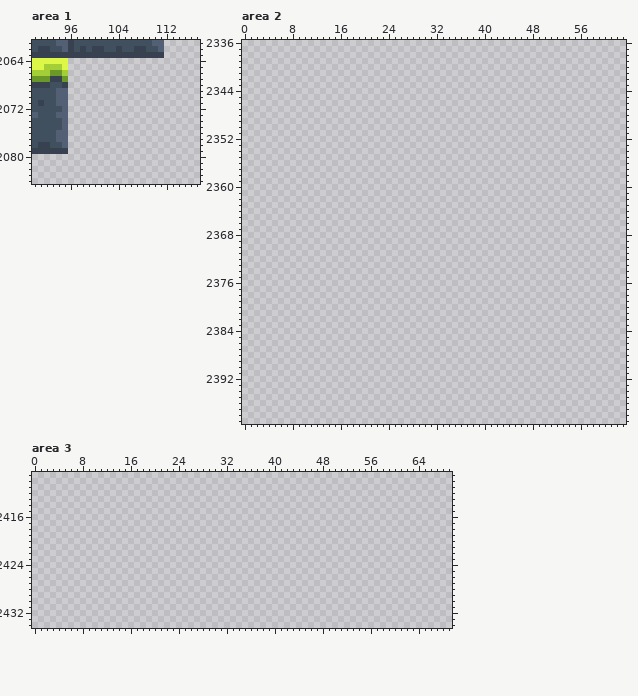
Two versions of one pixel-art file, Origins/Assets/Tilemaps/Tilemap.aseprite. This is how it looked before the edit.
425x2518 pixels, 1 frame. Colours within 5 levels of each other are drawn and written as one. Shown: area 1: x 90..117, y 2061..2084; area 2: x 0..63, y 2336..2399; area 3: x 0..69, y 2409..2434.
Now the later version:
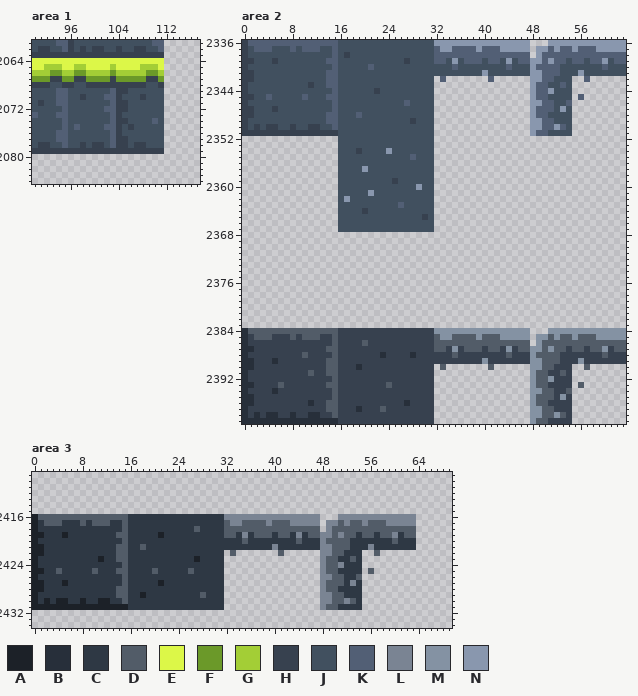
Palette (. is transparent): A #1c2128  B #272f3a  C #2e3844  D #525c68  E #dcf748  F #6b9929  G #a3ce36  H #37414f  J #41505f  K #525f75  L #7a8493  M #8492a3  N #8997ae
From old to new:
Area 1:
y 2064: x 96..111 ................ -> EEEEEEEEEEEEEEEE
y 2065: x 96..111 ................ -> EGGEEEEGEEEEGGGE
y 2066: x 96..111 ................ -> GFFGGGGFGGGGGFFG
y 2067: x 96..111 ................ -> FHHFFFFHFFFFFHHF
y 2068: x 96..111 ................ -> HJJHHHHHHHHHHJJH
y 2069: x 96..111 ................ -> JJJJJJJKHHJJJJJJ
y 2070: x 96..111 ................ -> JJHJJJKKHJJJHJJJ
y 2071: x 96..111 ................ -> JJJJJJJKHHJJJJJJ
y 2072: x 96..111 ................ -> JJJJJJKKHHJJJJJJ
y 2073: x 96..111 ................ -> JJJJJJJKHJJJJJJJ
y 2074: x 96..111 ................ -> JJJJJJJKHHJJJJKJ
y 2075: x 96..111 ................ -> JKJJJJKKHJHJJJJJ
y 2076: x 96..111 ................ -> JJJJJJJKHJJJJJJJ
y 2077: x 96..111 ................ -> JJJJJJJKHHJJJJJJ
y 2078: x 96..111 ................ -> JJHJHHJKHHJHHJJJ
y 2079: x 96..111 ................ -> HHHHHHHHHHHHHHHH
Area 2:
y 2336: x 0..47 ................................................ -> HKKKKKKKKKKKKKKKJJJJJJJJJJJJJJJJNNNNNNNNNNNNNNNN; x 51..63 ............. -> NNNNNNNNNNNNN
y 2337: x 0..47 ................................................ -> HJKKKJJJKJKKKJJKJJJJJJJJJJJJJJJJKNNKKKKNKKKNNNNN; x 49..63 ............... -> NNKNKKNKKKNNNNN
y 2338: x 0..47 ................................................ -> HJJJJJJJJJJJJJJKJHJJJJJJJJJJJJJJKKKKKKKKKKKKKKKK; x 49..63 ............... -> NKKKKKKKKKKKKKK
y 2339: x 0..63 ................................................................ -> HHJJJHJJJJJJJJKKJJJJJJJJJJJHJJJJKKJNJKKKJKKJNJKKNNKNKKJKKJKKNJKK
y 2340: x 0..63 ................................................................ -> HJJJJJJJJJJJJJJKJJJJJKJJJJJJJJJJJJJKJJJJJJJJKJJJNKKKKJJJJJJJKJJJ
y 2341: x 0..63 ................................................................ -> HHJJJJJJJJJJJJKKJJJJJJJJJJJJJJJJJJJJJJJJNJJJJJJJNNKKKJJJNJJJJJJJ
y 2342: x 0..31 ................................ -> HHJJJJJJJJJJJJKKJJJJJJJJJJJJJJJJ; x 33 . -> K; x 41 . -> K; x 48..54 ....... -> NNKKJJJ; x 57 . -> K
y 2343: x 0..31 ................................ -> HJJJJJJJJJJHJJKKJJJJJJJJJJJJJJJJ; x 48..54 ....... -> NKKJJKJ
y 2344: x 0..31 ................................ -> HJJJJJJJJJJJJJJKJJJJJJHJJJJJJJJJ; x 48..54 ....... -> NKKNJJJ
y 2345: x 0..31 ................................ -> HHJJKJJJJJKJJJKKJJJJJJJJJJJJJJJJ; x 48..54 ....... -> NKKJJJJ; x 56 . -> K
y 2346: x 0..31 ................................ -> HJJJJJJJJJJJJJJKJJJJJJJJJJJKJJJJ; x 48..54 ....... -> NNKKJJK
y 2347: x 0..31 ................................ -> HHJJJHJJJJJJJJJKJJJJJJJJJJJJJJJJ; x 48..54 ....... -> NKKKJNJ
y 2348: x 0..31 ................................ -> HHJJJJJJJJJJJJKKJJJKJJJJJJJJJJJJ; x 48..54 ....... -> NKKJJJJ
y 2349: x 0..31 ................................ -> HJJJJJJJJJJJJJKKJJJJJJJJJJJJHJJJ; x 48..54 ....... -> NNKKJJJ
y 2350: x 0..31 ................................ -> HJHJHHJJHJJHHJJKJJJJJJJJJJJJJJJJ; x 48..54 ....... -> NNKKNKJ
y 2351: x 0..31 ................................ -> HHHHHHHHHHHHHHHHJJJJJJJJJJJJJJJJ; x 48..54 ....... -> NKKJJJJ
y 2352..2353: x 16..31 ................ -> JJJJJJJJJJJJJJJJ
y 2354: x 16..31 ................ -> JJJHJJJJNJJJJJJJ
y 2355: x 16..31 ................ -> JJJJJJJJJJJJKJJJ
y 2356: x 16..31 ................ -> JJJJJJJJJJJJJJJJ
y 2357: x 16..31 ................ -> JJJJNJJJJJJJJJJJ
y 2358: x 16..31 ................ -> JJJJJJJJJJJJJJJJ
y 2359: x 16..31 ................ -> JJJJJJJJJHJJJJJJ
y 2360: x 16..31 ................ -> JJJJJJJJJJJJJNJJ
y 2361: x 16..31 ................ -> JJJJJNJJJJJJJJJJ
y 2362: x 16..31 ................ -> JNJJJJJJJJJJJJJJ
y 2363: x 16..31 ................ -> JJJJJJJJJJKJJJJJ
y 2364: x 16..31 ................ -> JJJJHJJJJJJJJJJJ
y 2365: x 16..31 ................ -> JJJJJJJJJJJJJJHJ
y 2366..2367: x 16..31 ................ -> JJJJJJJJJJJJJJJJ
y 2384: x 0..47 ................................................ -> BDDDDDDDDDDDDDDDHHHHHHHHHHHHHHHHMMMMMMMMMMMMMMMM; x 51..63 ............. -> MMMMMMMMMMMMM
y 2385: x 0..47 ................................................ -> BHDDDHHHDHDDDHHDHHHHHHHHHHHHHHHHDMMDDDDMDDDMMMMM; x 49..63 ............... -> MMDMDDMDDDMMMMM
y 2386: x 0..47 ................................................ -> BHHHHHHHHHHHHHHDHHHHDHHHHHHHHHHHDDDDDDDDDDDDDDDD; x 49..63 ............... -> MDDDDDDDDDDDDDD
y 2387: x 0..63 ................................................................ -> BBHHHHHHHHHHHHDDHHHHHHHHHHHHHHHHDDHMHDDDHDDHMHDDMMDMDDHDDHDDMHDD
y 2388: x 0..63 ................................................................ -> BHHHHHHHHHDHHHHDHHHHHHHBHHHHBHHHHHHDHHHHHHHHDHHHMDDDDHHHHHHHDHHH
y 2389: x 0..63 ................................................................ -> BBHHHBHHHHHHHHDDHHHHHHHHHHHHHHHHHHHHHHHHMHHHHHHHMMDDDHHHMHHHHHHH
y 2390: x 0..31 ................................ -> BBHHHHHHHHHHHHDDHHHBHHHHHHHHHHHH; x 33 . -> D; x 41 . -> D; x 48..54 ....... -> MMDDHHH; x 57 . -> D
y 2391: x 0..31 ................................ -> BHHHHHHHHHHDHHDDHHHHHHHHHHHHHHHH; x 48..54 ....... -> MDDHHDH
y 2392: x 0..31 ................................ -> BHHHHHHHHHHHHHHDHHHHHHHHHHHHHHHH; x 48..54 ....... -> MDDMHHH
y 2393: x 0..31 ................................ -> BBHHHHDHHHHHHHDDHHHHHHHHDHHHHHHH; x 48..54 ....... -> MDDHHHH; x 56 . -> D
y 2394: x 0..31 ................................ -> BHHHHBHHHHHHHHHDHHHHHHHHHHHHHHHH; x 48..54 ....... -> MMDDHHD
y 2395: x 0..31 ................................ -> BBHHHHHHHHHHHHHDHHHHHHHHHHHHHHHH; x 48..54 ....... -> MDDDHMH
y 2396: x 0..31 ................................ -> BBHHHHHHHHHBHHDDHHHHHHHHHHHBHHHH; x 48..54 ....... -> MDDHHHH
y 2397: x 0..31 ................................ -> BHHHHHHHHHHHHHDDHHHBHHHDHHHHHHHH; x 48..54 ....... -> MMDDHHH
y 2398: x 0..31 ................................ -> BHBHBBHHBHHBBHHDHHHHHHHHHHHHHHHH; x 48..54 ....... -> MMDDMDH
y 2399: x 0..31 ................................ -> BBBBBBBBBBBBBBBBHHHHHHHHHHHHHHHH; x 48..54 ....... -> MDDHHHH
Area 3:
y 2416: x 0..47 ................................................ -> ADDDDDDDDDDDDDDDCCCCCCCCCCCCCCCCLLLLLLLLLLLLLLLL; x 51..63 ............. -> LLLLLLLLLLLLL
y 2417: x 0..47 ................................................ -> ACDDDCCCDCDDDCCDCCCCCCCCCCCCCCCCDLLDDDDLDDDLLLLL; x 49..63 ............... -> LLDLDDLDDDLLLLL
y 2418: x 0..47 ................................................ -> ACCCCCCCCCCCCCCDCCCCCCCCCCCDCCCCDDDDDDDDDDDDDDDD; x 49..63 ............... -> LDDDDDDDDDDDDDD
y 2419: x 0..63 ................................................................ -> AACCCACCCCCCCCDDCCCCCACCCCCCCCCCDDCLCDDDCDDCLCDDLLDLDDCDDCDDLCDD
y 2420: x 0..63 ................................................................ -> ACCCCCCCCCCCCCCDCCCCCCCCCCCCCCCCCCCDCCCCCCCCDCCCLDDDDCCCCCCCDCCC
y 2421: x 0..63 ................................................................ -> AACCCCCCCCCCCCDDCCDCCCCCCCCCCCCCCCCCCCCCLCCCCCCCLLDDDCCCLCCCCCCC
y 2422: x 0..31 ................................ -> AACCCCCCCCCCCCDDCCCCCCCCCCCCCCCC; x 33 . -> D; x 41 . -> D; x 48..54 ....... -> LLDDCCC; x 57 . -> D
y 2423: x 0..31 ................................ -> ACCCCCCCCCCACCDDCCCCCCCCCCCACCCC; x 48..54 ....... -> LDDCCDC
y 2424: x 0..31 ................................ -> ACCCCCCCCCCCCCCDCCCCCCCCCCCCCCCC; x 48..54 ....... -> LDDLCCC
y 2425: x 0..31 ................................ -> AACCDCCCCCDCCCDDCCCCDCCCCCDCCCCC; x 48..54 ....... -> LDDCCCC; x 56 . -> D
y 2426: x 0..31 ................................ -> ACCCCCCCCCCCCCCDCCCCCCCCCCCCCCCC; x 48..54 ....... -> LLDDCCD
y 2427: x 0..31 ................................ -> AACCCACCCCCCCCCDCCCCCACCCCCCCCCC; x 48..54 ....... -> LDDDCLC
y 2428: x 0..31 ................................ -> AACCCCCCCCCCCCDDCCCCCCCCCCCCCCCC; x 48..54 ....... -> LDDCCCC
y 2429: x 0..31 ................................ -> ACCCCCCCCCCCCCDDCCACCCCCCCCCDCCC; x 48..54 ....... -> LLDDCCC
y 2430: x 0..31 ................................ -> ACACAACCACCAACCDCCCCCCCCCCCCCCCC; x 48..54 ....... -> LLDDLDC
y 2431: x 0..31 ................................ -> AAAAAAAAAAAAAAAACCCCCCCCCCCCCCCC; x 48..54 ....... -> LDDCCCC
Changed places in both pictures, as pixel boxes (x1, y1, x2, y2):
added: (68, 58, 164, 154)
added: (242, 40, 626, 232)
added: (242, 328, 626, 424)
added: (32, 514, 416, 610)
